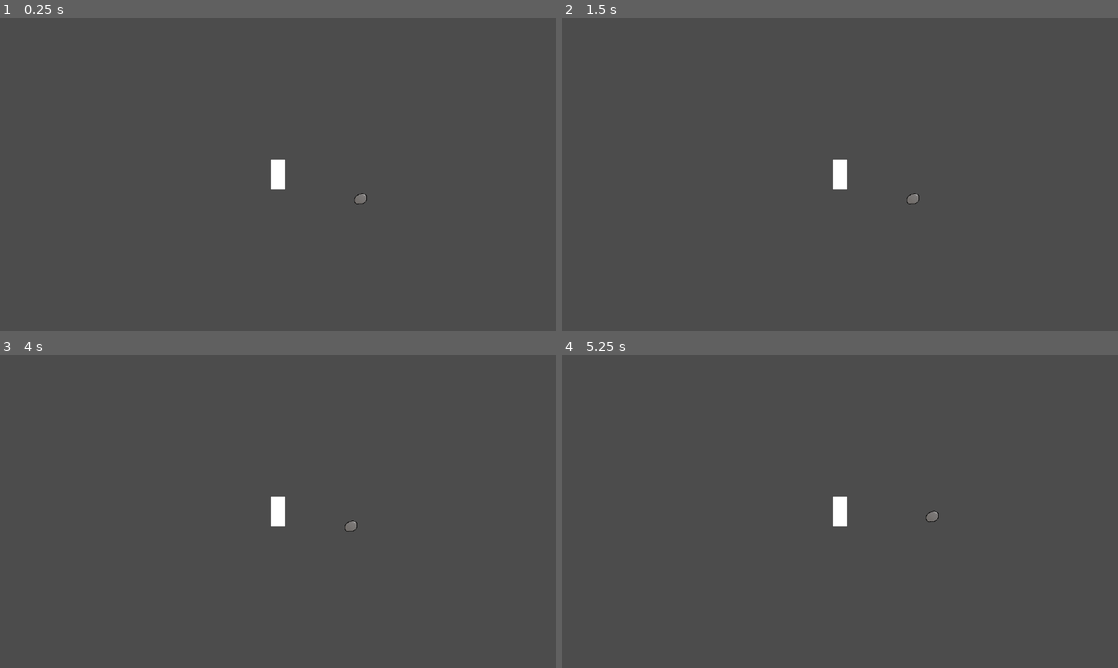
Above: before the commit, frames 1-4 (two rows, left to right).
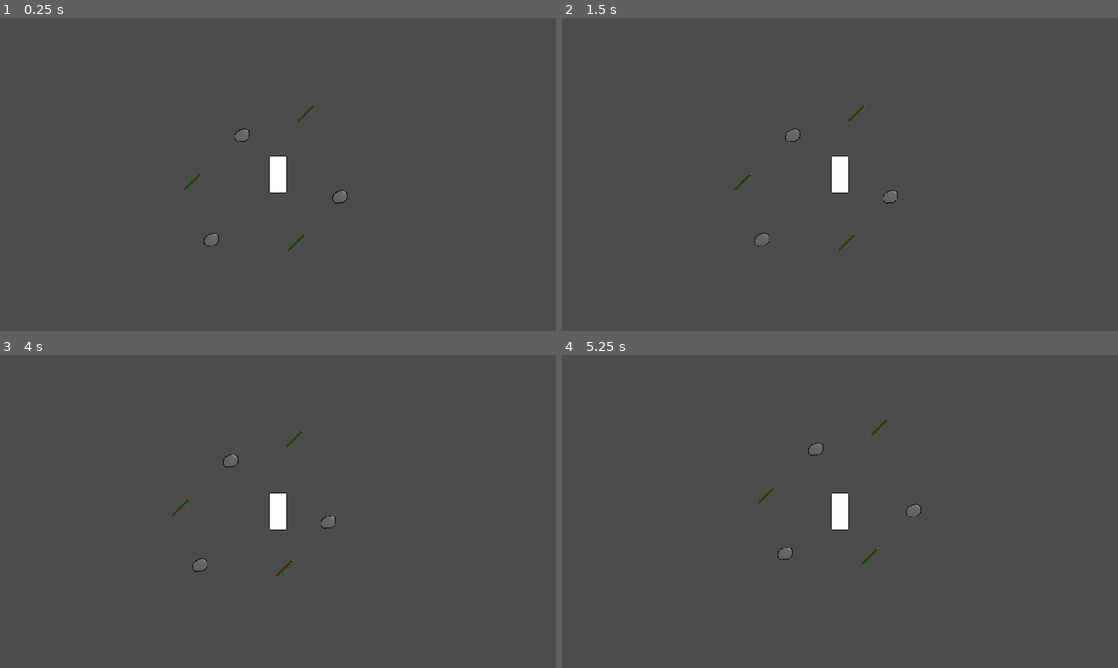
Above: after the commit, the same moments.

Repository: Eureka1009744/realism-survival-game
Game: Godot game, scene res://Main Testing.tscn
The game is run twice, just before and just after one commit, with the same random seed, the same clock (stepped at 60 frames per second) and the same inputs.
Inputs (mouse positions are in pixels of both pictures, inside the frame that each line leads up to):
- Up to frame 1 (0.25 s): no input
- Up to frame 2 (1.5 s): tap Enter at 0.5 s; move the mouse to (923, 199) at 0.52 s; tap A (A) at 0.6 s; tap D (D) at 0.8, 1.35 s; tap Space at 1.25 s; move the mouse to (728, 190) at 1.27 s
- Up to frame 3 (4 s): tap E (E) at 1.55, 2.1 s; tap Enter at 2, 3.5 s; move the mouse to (100, 408) at 2.02 s; tap Q (Q) at 2.3, 2.85 s; tap Space at 2.75 s; move the mouse to (250, 574) at 2.77 s; right-click (250, 574) at 3.05 s; move the mouse to (444, 558) at 3.52 s; right-click (444, 558) at 3.6 s; tap S (S) at 3.8 s
- Up to frame 4 (5.25 s): tap Space at 4.25 s; move the mouse to (673, 464) at 4.27 s; tap S (S) at 4.35 s; tap A (A) at 4.55, 5.1 s; move the mouse to (867, 511) at 5.02 s

The runs differ from the first frame. In frame 1, 0.5% of the frame differs, in the area x 33-66%, y 27-75%; in frame 2, 0.5%; in frame 3, 0.5%; in frame 4, 0.5%, in the area x 35-68%, y 20-68%.

Commit message:
Fixed Bugs, added count item function
-Bugfix: items not stacking
-Bugfix: Items not going to next item slot
-Added: Stone, Stick
-Bugfix: Multiple items not working in inventory
-Added: get all items in inventory and the amount by pressing q, printed to debug console

Diff:
--- /dev/null
+++ b/realismcraft/Ground Objects/Stick/Stick Ground.tscn
@@ -0,0 +1,22 @@
+[gd_scene load_steps=4 format=3 uid="uid://7b1wn0rucfn4"]
+
+[ext_resource type="Script" path="res://Ground Objects/Stick/StickGroundItemScript.gd" id="1_rumum"]
+[ext_resource type="Texture2D" uid="uid://cbxknkhdb0r6q" path="res://Sprites/Ground Items/stick_ground.png" id="2_qawd5"]
+
+[sub_resource type="CapsuleShape2D" id="CapsuleShape2D_pxbsp"]
+radius = 7.75604
+height = 43.9399
+
+[node name="Stick Ground Item" type="Area2D"]
+script = ExtResource("1_rumum")
+
+[node name="PlayerSprite" type="Sprite2D" parent="."]
+modulate = Color(0.864675, 0.864675, 0.864675, 1)
+texture = ExtResource("2_qawd5")
+
+[node name="CollisionShape2D" type="CollisionShape2D" parent="."]
+rotation = 0.812622
+shape = SubResource("CapsuleShape2D_pxbsp")
+
+[connection signal="mouse_entered" from="." to="." method="_on_mouse_entered"]
+[connection signal="mouse_exited" from="." to="." method="_on_mouse_exited"]
--- /dev/null
+++ b/realismcraft/Ground Objects/Stick/StickGroundItemScript.gd
@@ -0,0 +1,21 @@
+extends Area2D
+var object = "stick"
+var mouseInObject = false
+@onready var player = $"../Player"
+func _physics_process(delta):
+	if mouseInObject == true:
+		var disToPlayer = self.global_position.distance_to(player.global_position)
+		if disToPlayer < 120:
+			pass
+		if Input.is_action_just_pressed("Right Mouse"):
+			if disToPlayer < 120:
+				player.get_child(3).recieveItem(object)
+				self.queue_free()
+	else:
+		pass
+
+func _on_mouse_entered():
+	mouseInObject = true
+
+func _on_mouse_exited():
+	mouseInObject = false
--- /dev/null
+++ b/realismcraft/Ground Objects/Stone/Stone Ground.tscn
@@ -0,0 +1,24 @@
+[gd_scene load_steps=4 format=3 uid="uid://3cnshciatp8q"]
+
+[ext_resource type="Script" path="res://Ground Objects/Stone/StoneGroundItemScript.gd" id="1_xhywv"]
+[ext_resource type="Texture2D" uid="uid://cpjnnoyc241yr" path="res://Sprites/Ground Items/stoneGround.png" id="3_xuwba"]
+
+[sub_resource type="CapsuleShape2D" id="CapsuleShape2D_pxbsp"]
+radius = 12.7232
+height = 31.1782
+
+[node name="Stone Ground Item" type="Area2D"]
+script = ExtResource("1_xhywv")
+
+[node name="PlayerSprite" type="Sprite2D" parent="."]
+modulate = Color(0.864675, 0.864675, 0.864675, 1)
+texture = ExtResource("3_xuwba")
+
+[node name="CollisionShape2D" type="CollisionShape2D" parent="."]
+visible = false
+position = Vector2(1, 2)
+rotation = 0.812622
+shape = SubResource("CapsuleShape2D_pxbsp")
+
+[connection signal="mouse_entered" from="." to="." method="_on_mouse_entered"]
+[connection signal="mouse_exited" from="." to="." method="_on_mouse_exited"]
--- /dev/null
+++ b/realismcraft/Ground Objects/Stone/StoneGroundItemScript.gd
@@ -0,0 +1,21 @@
+extends Area2D
+var object = "stone"
+var mouseInObject = false
+@onready var player = $"../Player"
+func _physics_process(delta):
+	if mouseInObject == true:
+		var disToPlayer = self.global_position.distance_to(player.global_position)
+		if disToPlayer < 120:
+			pass
+		if Input.is_action_just_pressed("Right Mouse"):
+			if disToPlayer < 120:
+				player.get_child(3).recieveItem(object)
+				self.queue_free()
+	else:
+		pass
+
+func _on_mouse_entered():
+	mouseInObject = true
+
+func _on_mouse_exited():
+	mouseInObject = false
--- /dev/null
+++ b/realismcraft/Ground Objects/Test/Example Ground Item.tscn
@@ -0,0 +1,54 @@
+[gd_scene load_steps=6 format=3 uid="uid://dhuhr8icedu70"]
+
+[ext_resource type="Script" path="res://Ground Objects/Test/exampleGroundItemScript.gd" id="1_6npms"]
+[ext_resource type="Texture2D" uid="uid://cpjnnoyc241yr" path="res://Sprites/Ground Items/stoneGround.png" id="1_c81ln"]
+
+[sub_resource type="Shader" id="Shader_wk8ek"]
+code = "shader_type canvas_item;
+
+uniform vec4 line_color : source_color = vec4(1.0);
+uniform float line_thickness : hint_range(0, 10) = 1.0;
+
+const vec2 OFFSETS[8] = {
+	vec2(-1, -1), vec2(-1, 0), vec2(-1, 1), vec2(0, -1), vec2(0, 1),
+	vec2(1, -1), vec2(1, 0), vec2(1, 1)
+};
+
+void fragment() {
+	vec2 size = TEXTURE_PIXEL_SIZE * line_thickness;
+	float outline = 0.0;
+
+	for (int i = 0; i < OFFSETS.length(); i++) {
+		outline += texture(TEXTURE, UV + size * OFFSETS[i]).a;
+	}
+	outline = min(outline, 1.0);
+
+	vec4 color = texture(TEXTURE, UV);
+	COLOR = mix(color, line_color, outline - color.a);
+}"
+
+[sub_resource type="ShaderMaterial" id="ShaderMaterial_hwkni"]
+shader = SubResource("Shader_wk8ek")
+shader_parameter/line_color = Color(1, 1, 1, 1)
+shader_parameter/line_thickness = 1.0
+
+[sub_resource type="CapsuleShape2D" id="CapsuleShape2D_pxbsp"]
+radius = 12.7232
+height = 31.1782
+
+[node name="Example Ground Item" type="Area2D"]
+script = ExtResource("1_6npms")
+
+[node name="PlayerSprite" type="Sprite2D" parent="."]
+modulate = Color(0.864675, 0.864675, 0.864675, 1)
+material = SubResource("ShaderMaterial_hwkni")
+texture = ExtResource("1_c81ln")
+
+[node name="CollisionShape2D" type="CollisionShape2D" parent="."]
+visible = false
+position = Vector2(1, 2)
+rotation = 0.812622
+shape = SubResource("CapsuleShape2D_pxbsp")
+
+[connection signal="mouse_entered" from="." to="." method="_on_mouse_entered"]
+[connection signal="mouse_exited" from="." to="." method="_on_mouse_exited"]
--- /dev/null
+++ b/realismcraft/Ground Objects/Test/exampleGroundItemScript.gd
@@ -0,0 +1,21 @@
+extends Area2D
+var object = "stone"
+var mouseInObject = false
+@onready var player = $"../Player"
+func _physics_process(delta):
+	if mouseInObject == true:
+		var disToPlayer = self.global_position.distance_to(player.global_position)
+		if disToPlayer < 120:
+			$PlayerSprite.material.set_shader_parameter("line_thickness",1)
+		if Input.is_action_just_pressed("Right Mouse"):
+			if disToPlayer < 120:
+				player.get_child(3).recieveItem(object)
+				self.queue_free()
+	else:
+		$PlayerSprite.material.set_shader_parameter("line_thickness",0)
+
+func _on_mouse_entered():
+	mouseInObject = true
+
+func _on_mouse_exited():
+	mouseInObject = false
--- a/realismcraft/Main Testing.tscn
+++ b/realismcraft/Main Testing.tscn
@@ -1,11 +1,27 @@
-[gd_scene load_steps=3 format=3 uid="uid://cnk3ovsw3xtwc"]
+[gd_scene load_steps=4 format=3 uid="uid://cnk3ovsw3xtwc"]
 
 [ext_resource type="PackedScene" uid="uid://cknr6ivgkdvco" path="res://Player.tscn" id="1_ft6di"]
-[ext_resource type="PackedScene" uid="uid://dhuhr8icedu70" path="res://Example Ground Item.tscn" id="3_ff2i1"]
+[ext_resource type="PackedScene" uid="uid://7b1wn0rucfn4" path="res://Ground Objects/Stick/Stick Ground.tscn" id="2_feiim"]
+[ext_resource type="PackedScene" uid="uid://3cnshciatp8q" path="res://Ground Objects/Stone/Stone Ground.tscn" id="3_3pcad"]
 
 [node name="Node2D" type="Node2D"]
 
 [node name="Player" parent="." instance=ExtResource("1_ft6di")]
 
-[node name="Example Ground Item" parent="." instance=ExtResource("3_ff2i1")]
-position = Vector2(170, 49)
+[node name="Stick Ground Item" parent="." instance=ExtResource("2_feiim")]
+position = Vector2(-148, 13)
+
+[node name="Stick Ground Item2" parent="." instance=ExtResource("2_feiim")]
+position = Vector2(31, 118)
+
+[node name="Stick Ground Item3" parent="." instance=ExtResource("2_feiim")]
+position = Vector2(48, -105)
+
+[node name="Stone Ground Item" parent="." instance=ExtResource("3_3pcad")]
+position = Vector2(-116, 111)
+
+[node name="Stone Ground Item2" parent="." instance=ExtResource("3_3pcad")]
+position = Vector2(106, 37)
+
+[node name="Stone Ground Item3" parent="." instance=ExtResource("3_3pcad")]
+position = Vector2(-63, -69)
--- a/realismcraft/Player.tscn
+++ b/realismcraft/Player.tscn
@@ -83,10 +83,12 @@
 shape = SubResource("RectangleShape2D_elnyy")
 
 [node name="Camera2D" type="Camera2D" parent="."]
+zoom = Vector2(2, 2)
 
 [node name="Inventory" parent="." instance=ExtResource("3_ahton")]
 visible = false
-offset_left = -575.0
-offset_top = -326.0
-offset_right = -575.0
-offset_bottom = -326.0
+offset_left = -477.0
+offset_top = -267.0
+offset_right = -477.0
+offset_bottom = -267.0
+scale = Vector2(0.3, 0.3)
--- a/realismcraft/PlayerMovement.gd
+++ b/realismcraft/PlayerMovement.gd
@@ -32,5 +32,6 @@
 		elif inventoryOpen == false:
 			inventory.visible = true
 			inventoryOpen = true
-
+	if Input.is_action_just_pressed("Q"):
+		inventory.countItems()
 	move_and_slide()
--- a/realismcraft/inventoryScript.gd
+++ b/realismcraft/inventoryScript.gd
@@ -1,5 +1,6 @@
 extends Control
 
+var heldItems = {}
 # Called when the node enters the scene tree for the first time.
 func _ready():
 	pass # Replace with function body.
@@ -8,9 +9,14 @@
 # Called every frame. 'delta' is the elapsed time since the previous frame.
 func _process(delta):
 	pass
-
+func countItems():
+	for loop in 12:
+		var item = get_child(loop+1).checkItem()[0]
+		var count = get_child(loop+1).checkItem()[1]
+		heldItems[item] = count
+	print_debug(heldItems)
 func recieveItem(item):
+	print_debug("Received Item")
 	for loop in 12:
-		if item != get_child(loop+1).currentItem:
-			get_child(loop+1).addItem(item)
+		if get_child(loop+1).addItem(item):
 			break;
--- a/realismcraft/inventory_slot.gd
+++ b/realismcraft/inventory_slot.gd
@@ -25,7 +25,7 @@
 	mouseIn = false
 
 func addItem(itemToAdd):
-	if itemToAdd == currentItem:
+	if currentItem == itemToAdd:
 		currentItemCount += 1
 		$Amount.text = str(currentItemCount)
 	elif currentItem == null:
@@ -34,3 +34,8 @@
 		currentItem = itemToAdd
 		$Amount.text = str(currentItemCount)
 		$Name.text = currentItem
+	else:
+		return false
+	return true
+func checkItem():
+	return [currentItem,currentItemCount]
--- a/realismcraft/project.godot
+++ b/realismcraft/project.godot
@@ -16,6 +16,8 @@
 
 [display]
 
+window/size/viewport_width=1920
+window/size/viewport_height=1080
 window/size/mode=3
 window/stretch/mode="viewport"
 
Binary file added: realismcraft/Sprites/Ground Items/stick_ground.png
Not shown, added: realismcraft/Sprites/Ground Items/stick_ground.png.import
Binary file added: realismcraft/Sprites/Items/stick.png
Not shown, added: realismcraft/Sprites/Items/stick.png.import
